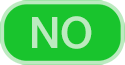
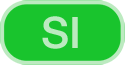
Before/after of a 125×65 layered artwork. What changed in the layer stack:
hid "NO" over [32, 16, 92, 49]
showed "SI" over [42, 16, 78, 49]
